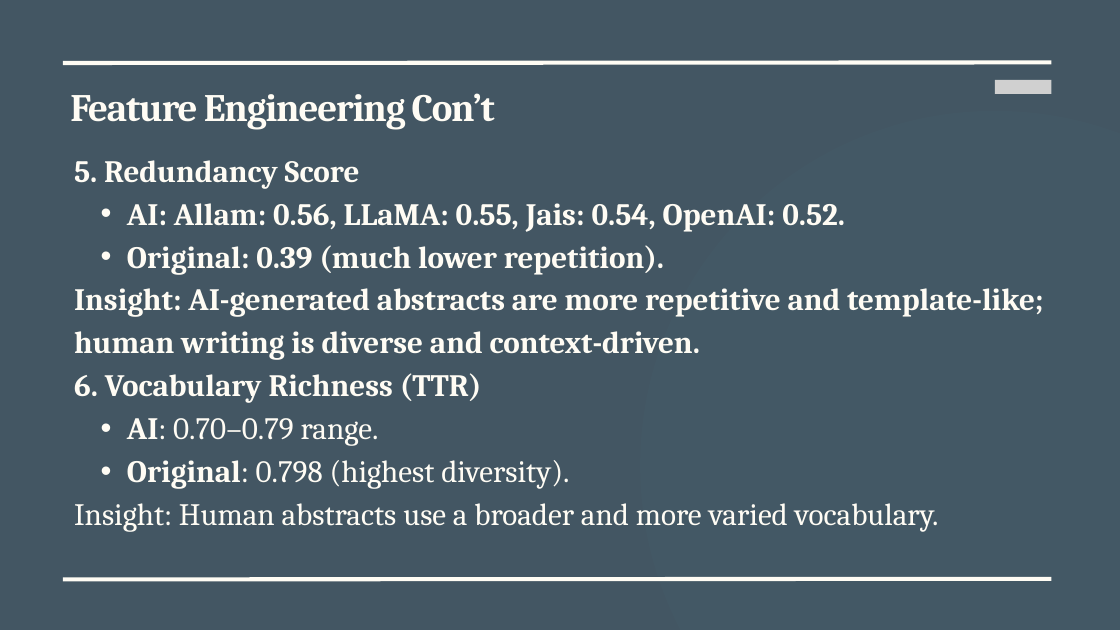
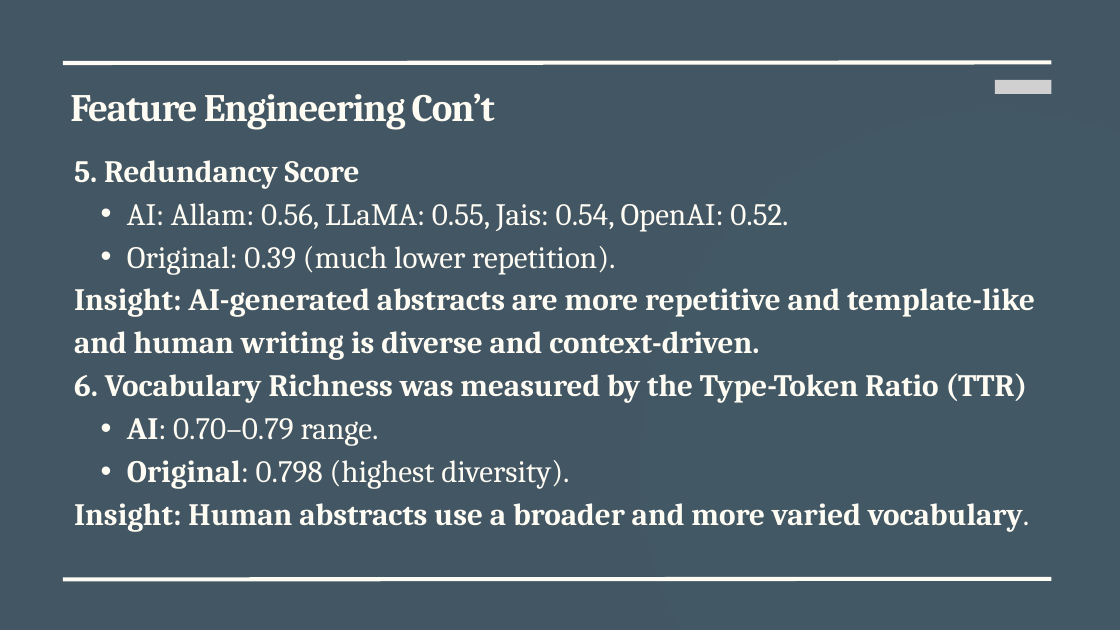
Before and after one commit to shoagMdf/ArabicNLP_Project, a slide deck: slide 9 of results/presentations/Advanced Data Analytic Techniques.pptx (slide 8 before the commit). Drawn at 1120x630 pixels with LibreOffice and Linux fonts; fonts in the diff are those of the drawing; grey boxes stand for pictures. Boxes give left, top, right and bottom in pixels: in the first picture for what was removed or moved away, otherwise in the second. Text is boxed around its words. In the diff, an @@ line names an element or a change of style, - is before the commit and + after.

```diff
--- a/results/presentations/Advanced Data Analytic Techniques.pptx
+++ b/results/presentations/Advanced Data Analytic Techniques.pptx
@@ text at (x1=74, y1=203, x2=1029, y2=532): bold off in "AI: Allam: 0.56, LLaMA: 0.55, Jais: 0.54, ...", "Original: 0.39 (much lower repetition)."; bold on in "Insight: Human abstracts use a broader and ..." @@
@@ text at (x1=74, y1=288, x2=1035, y2=403): text changed @@
-Insight: AI-generated abstracts are more repetitive and template-like; human writing is diverse and context-driven.
-6. Vocabulary Richness (TTR)
+Insight: AI-generated abstracts are more repetitive and template-like and human writing is diverse and context-driven.
+6. Vocabulary Richness was measured by the Type-Token Ratio (TTR)
```
Also in this commit, not shown: 10 other slides changed, 1 slide added.
